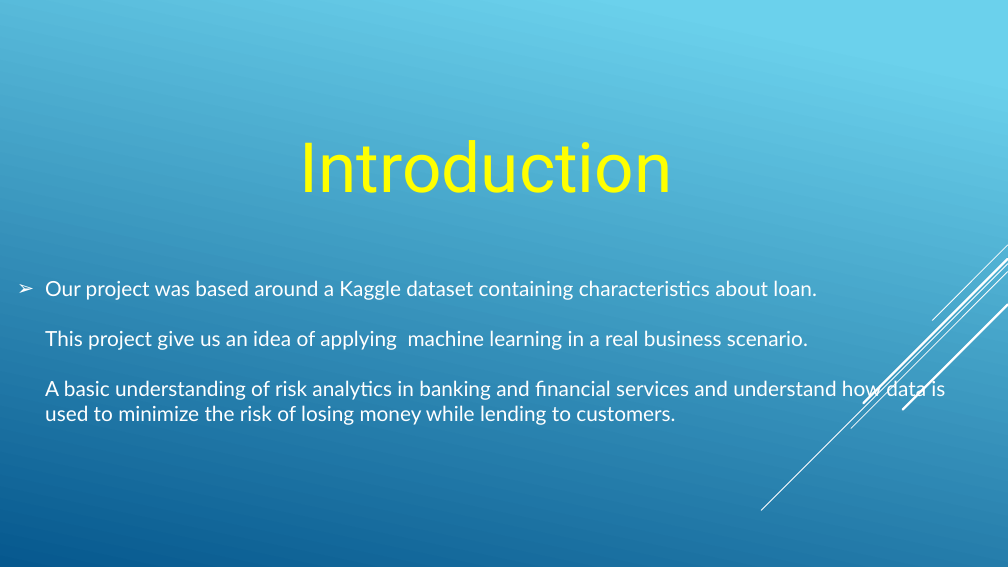
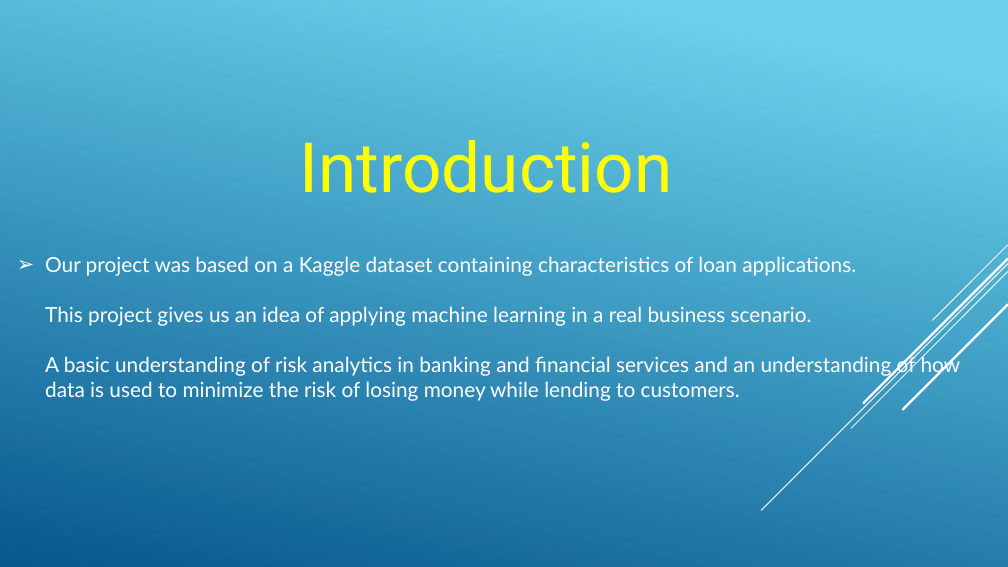
Before and after one commit to rashmirekha27/Loan_Officers, a slide deck: slide 2 of Project4_presentation.pptx. Drawn at 1008x567 pixels with LibreOffice and Linux fonts; fonts in the diff are those of the drawing. Boxes give left, top, right and bottom in pixels: in the first picture for what was removed or moved away, otherwise in the second. Text is boxed around its words. In the diff, an @@ line names an element or a change of style, - is before the commit and + after.

Commit message:
updating the presentation

```diff
--- a/Project4_presentation.pptx
+++ b/Project4_presentation.pptx
@@ title at (45, 256, 961, 401): text changed @@
-➢ Our project was based around a Kaggle dataset containing characteristics about loan.
-  This project give us an idea of applying machine learning in a real business scenario.
-  A basic understanding of risk analytics in banking and financial services and understand how data is used to minimize the risk of losing money while lending to customers.
+➢ Our project was based on a Kaggle dataset containing characteristics of loan applications.
+  This project gives us an idea of applying machine learning in a real business scenario.
+  A basic understanding of risk analytics in banking and financial services and an understanding of how data is used to minimize the risk of losing money while lending to customers.
```
Also in this commit, not shown: 5 other slides changed, 7 slides added, 5 slides removed, 2 other files.
